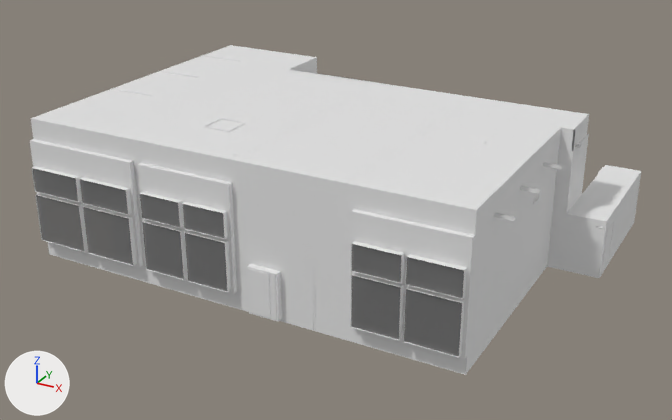
Two versions of the Blender file Assets/ElectricalVRTests/Prefabs/Blender models/dont_edit_elec_classroom_v2.blend, one commit apart.
Both versions are drawn from a 50 mm lens placed at (30.87, -63.69, 34.21), pointed at (-3.17, -1.8, 3.27). Lighting does not change. The marker at lower left points along +X, +Y and +Z.

Names of what the first picture shows: 'mesh_room_v2'.
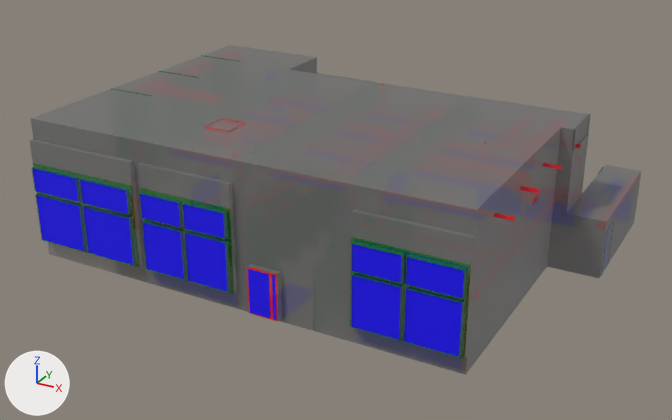
Diff of the bpy script that builds the scene:
```diff
--- a/Assets/ElectricalVRTests/Prefabs/Blender models/dont_edit_elec_classroom_v2.blend.py
+++ b/Assets/ElectricalVRTests/Prefabs/Blender models/dont_edit_elec_classroom_v2.blend.py
@@ mat_elec_room_metallic @@
+mat_elec_room_metallic = principled_material('elec_room_metallic')
+mat_elec_room_metallic.base_color = (1.0, 0.0, 0.0145)  # red #ff0020
+mat_elec_room_metallic.alpha = 0.71
@@ mat_elec_room_wood @@
+mat_elec_room_wood = principled_material('elec_room_wood')
+mat_elec_room_wood.base_color = (0.0, 0.196, 0.00478)  # dark green #007a0f
+mat_elec_room_wood.alpha = 0.71
@@ mat_elec_room_details @@
+mat_elec_room_details = principled_material('elec_room_details')
+mat_elec_room_details.base_color = (0.00901, 0.0, 1.0)  # blue #1800ff
@@ me_cube_002 @@
 # used by ob_mesh_room_v2; location = (0.0, 0.0, 0.0)
-me_cube_002.from_pydata(...)  # 7378 vertices, 5614 faces; spans x -23.1..17.8, y -15.5..15.1, z 0.0..11.8
+me_cube_002.from_pydata(...)  # 7380 vertices, 5615 faces; spans x -23.1..17.8, y -15.5..15.1, z 0.0..11.8
+# me_cube_002 part 1: 420 faces spanning x -23.1..17.7, y -15.2..15.0, z 0.0..11.7 switch from mat_material (white #e7e7e7) to mat_elec_glass (grey #7a7a7a)
+# me_cube_002 part 2: 2765 faces spanning x -22.9..17.6, y -15.2..15.1, z 0.0..11.8 switch from mat_material (white #e7e7e7) to mat_elec_room_metallic (red #ff0020)
+# me_cube_002 part 3: 650 faces spanning x -23.1..17.8, y -15.5..15.1, z 0.0..11.8 switch from mat_material (white #e7e7e7) to mat_elec_room_wood (dark green #007a0f)
+# me_cube_002 part 4: 1755 faces spanning x -18.9..17.7, y -15.2..15.0, z 0.0..9.9 switch from mat_material (white #e7e7e7) to mat_elec_room_details (blue #1800ff)
+# me_cube_002 part 5: 23 faces spanning x -22.8..13.3, y -15.4..-15.1, z 1.7..8.0 switch from mat_elec_glass (grey #7a7a7a) to mat_elec_room_details (blue #1800ff)
```

Where the change shows, as pixel boxes [x1, y1, x2, y2] in the pictures (672 x 420 px):
part 1 of me_cube_002, recoloured (white to grey): [30, 45, 641, 375] in both
part 2 of me_cube_002, recoloured (grey to red): [205, 83, 583, 322] in both
part 3 of me_cube_002, recoloured: [31, 55, 614, 359] in both
part 4 of me_cube_002, recoloured (grey to blue): [248, 269, 276, 320] in both
part 5 of me_cube_002, recoloured (grey to blue): [32, 168, 464, 357] in both
